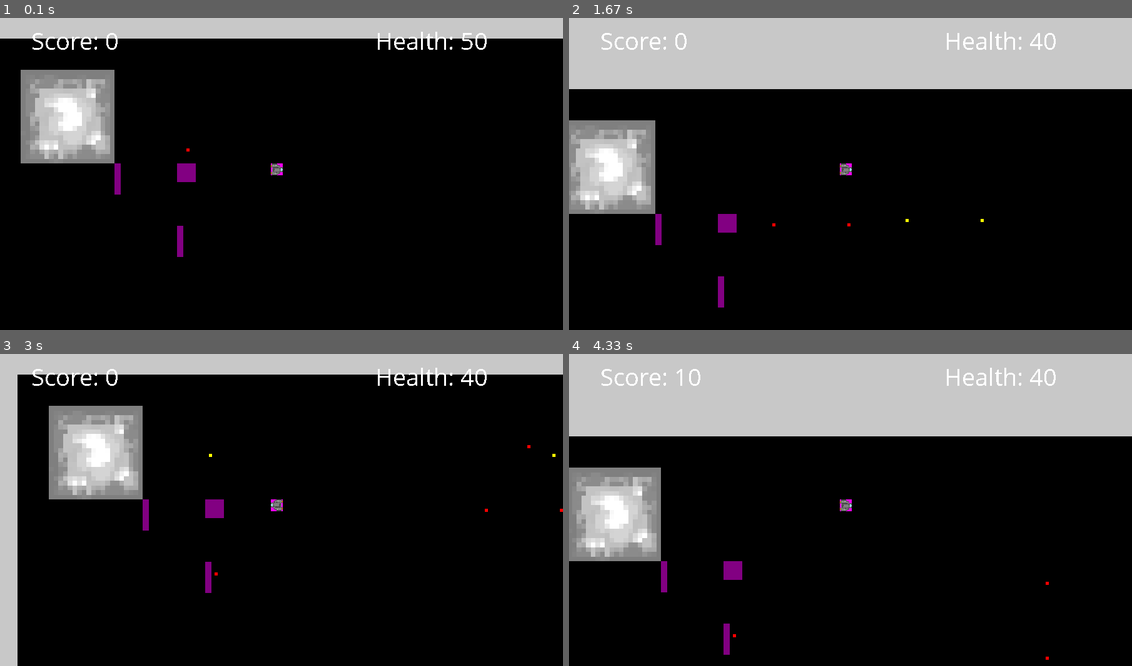
Above: before the commit, frames 1-4 (two rows, left to right).
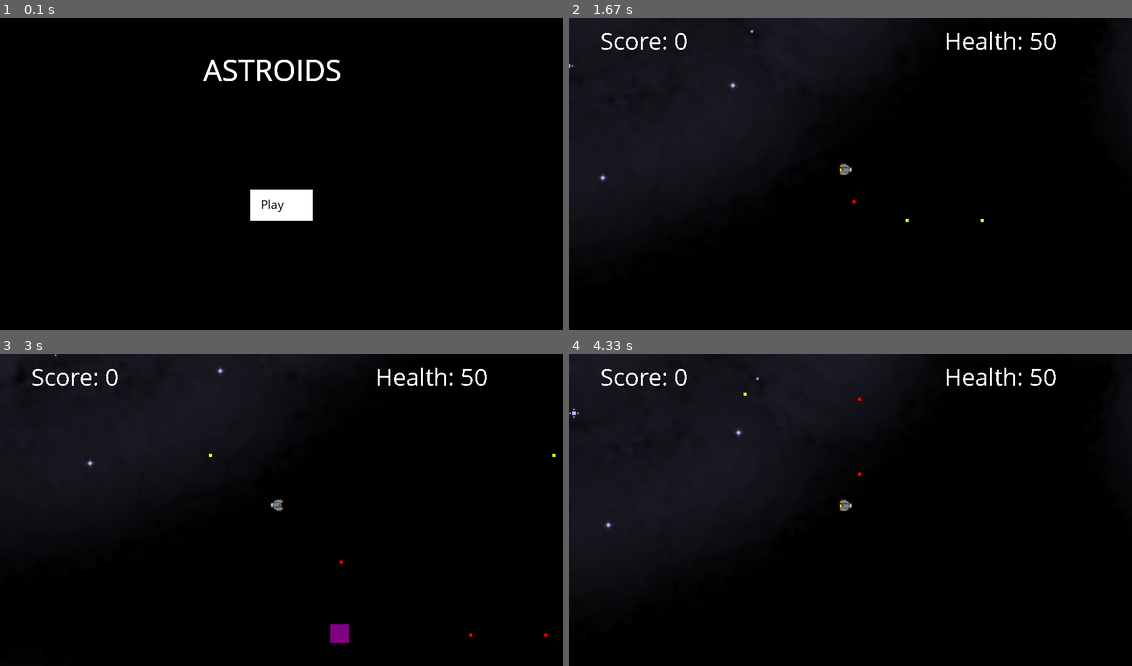
Above: after the commit, the same moments.

Repository: TimoH447/Pygame_game
Game: pygame game, started from main.py
The game is run twice, just before and just after one commit, with the same random seed, the same clock (stepped at 60 frames per second) and the same inputs.
Inputs (mouse positions are in pixels of both pictures, inside the frame that each line leads up to):
- Up to frame 1 (0.1 s): no input
- Up to frame 2 (1.67 s): click (850, 205) at 0.38 s, where only the run after the commit has a clickable "Play"; hold Right 0.67-1.13 s; move the mouse to (827, 186) at 0.7 s; hold Up 1.17-1.47 s; hold W 1.17-1.47 s; hold Right from 1.5 s (still down); hold D from 1.5 s (still down)
- Up to frame 3 (3 s): release Right at 1.97 s; release D at 1.97 s; hold Left 2-2.53 s; hold A 2-2.53 s; hold Down 2.57-2.87 s; hold S 2.57-2.87 s; hold Left from 2.9 s (still down); hold A from 2.9 s (still down)
- Up to frame 4 (4.33 s): release Left at 3.3 s; release A at 3.3 s; hold Up 3.33-3.7 s; hold W 3.33-3.7 s; hold Right from 3.73 s (still down); hold D from 3.73 s (still down)

The runs differ from the first frame. In frame 1, 14% of the frame differs, in the area x 0-100%, y 0-77%; in frame 2, 34%; in frame 3, 24%; in frame 4, 38%, in the area x 0-100%, y 0-98%.

Commit message:
Graphics, Portals, draw enemies, start/end menu 1.Implemented Background sprite, Portal sprite and made the ship sprite transparent in the background 2.Improved Portals, they are now combined with walls at the boarders and all objects that should can pass through now 3. Fixed Bug that enemy bullets dont despawn after their death 4.Added Starting and end screen

Diff:
--- a/main.py
+++ b/main.py
@@ -25,6 +25,9 @@
 ASTEROID= pygame.image.load('asteroid2.jpg')
 ASTEROID=pygame.transform.scale(ASTEROID, (15,15))
 STONE=pygame.image.load('stone.png')
+BACKGROUND = pygame.image.load('background2.png')
+BACKGROUND=pygame.transform.scale(BACKGROUND, (2000,2000))
+PORTAL_FLUID = pygame.image.load('portal_fluid.png')
 
 #COLORS
 BLACK = (0,0,0)
@@ -41,9 +44,49 @@
 
 #OBJECTS USED THE GAME
 class Moveable:
-    def __init__(self,x,y,height,width, vel=4):
+    def __init__(self,x,y,height,width,dir, vel=4):
         self.body = pygame.Rect(x,y,height,width)
         self.vel = vel
+        self.dir = dir
+    def move_obj(self):
+        x=self.dir[0]
+        y=self.dir[1]
+        temp_x=0
+        temp_y=0
+        if x==0 and y!=0:
+            self.body.y += y//abs(y)*self.vel
+        elif y==0 and x!=0:
+            self.body.x +=x//abs(x)*self.vel
+        elif x!=0 and y!=0:
+            #wir aproximieren vom Richtungsvektor eine Rate, wie viele pixel nach x bevor ein pixel nach y bewegt wird
+            #bzw. andersherum, je nachdem in welche Richtung am stärksten ist
+            if abs(x)>abs(y):
+                a=x
+                n=1//(abs(y)/abs(x)) #anzahl der schritte nach x pro ein step in Richtung y
+            else:
+                a=y
+                n=1//(abs(x)/abs(y))
+            #Damit wenn mehr als ein pixel pro frame bewegt, es nicht zu schlangenlinien kommt,
+            #werden einfach die nächsten bewegungen abgespeichert der Reihe nach so häufig wie
+            #pixel pro frame bewegt werden und dann anschließend der position in x und y zugefügt
+            #anstat immer so und so viele pixel pro frame nur in eine Richtung
+            for i in range(self.vel):
+                if a==x:
+                    if self.n<=n:
+                        temp_x += x//abs(x)
+                        self.n +=1
+                    else:
+                        temp_y += y//abs(y)
+                        self.n=0
+                elif a==y:
+                    if self.n<=n:
+                        temp_y += y//abs(y)
+                        self.n +=1
+                    else:
+                        temp_x += x//abs(x)
+                        self.n=0
+            self.body.x += temp_x
+            self.body.y += temp_y
 
 class Portable:
     def __init__(self,ported = False):
@@ -85,25 +128,24 @@
         self.x_change = x_change
         self.y_change = y_change
         self.body = pygame.Rect(x,y,height, width)
-
-class Astroid:
+        self.sprite = pygame.transform.scale(PORTAL_FLUID,(height, width))
+
+class Astroid(Moveable,Portable):
     n=0
     item_drop = True
     solid=False
     color=BROWN
     sprite= ASTEROID
     def __init__(self,x,y,height,width,vel=5,dir=[1,0], health= 1):
-        self.body = pygame.Rect(x,y,height, width)
-        self.vel = vel
-        self.dir = dir
+        Moveable.__init__(self,x,y,height,width,dir,vel)
+        Portable.__init__(self,False)
         self.health= health
 
 class Bullet(Moveable,Portable):
     solid=False
     def __init__(self, x,y,height, width, vel,dir,range,color=YELLOW,step=0):
-        Moveable.__init__(self,x,y,height,width,vel)
+        Moveable.__init__(self,x,y,height,width,dir,vel)
         Portable.__init__(self,False)
-        self.dir = dir
         self.range = range
         self.step= step
         self.color=color
@@ -116,7 +158,7 @@
         self.body = pygame.Rect(x,y,height,width)
         self.effect = func
 
-class wall:
+class Wall:
     solid = True
     color=WHITE
     def __init__(self,x,y,width,height,sprite=STONE):
@@ -143,10 +185,10 @@
     obj.vel+=1
 
 def shotspeed_up(ship):
-    ship.shotspeed+=1
+    ship.weapon.shotspeed+=1
 
 def fire_rate(obj):
-    obj.weapon_cd[1]/=2
+    obj.weapon.cd[1]/=2
 
 def health_up(obj):
     obj.health+=10
@@ -175,46 +217,15 @@
             if not distance_rect(ship.body,met.body,d):
                 meteorites.append(met)
 
-def move_meteo(met):
-    x=met.dir[0]
-    y=met.dir[1]
-    temp_x=0
-    temp_y=0
-    if x==0 and y!=0:
-        met.body.y += y//abs(y)*met.vel
-    elif y==0 and x!=0:
-        met.body.x +=x//abs(x)*met.vel
-    elif x!=0 and y!=0:
-        #wir aproximieren vom Richtungsvektor eine Rate, wie viele pixel nach x bevor ein pixel nach y bewegt wird
-        #bzw. andersherum, je nachdem in welche Richtung am stärksten ist
-        if abs(x)>abs(y):
-            a=x
-            n=1//(abs(y)/abs(x)) #anzahl der schritte nach x pro ein step in Richtung y
-        else:
-            a=y
-            n=1//(abs(x)/abs(y))
-
-        #Damit wenn mehr als ein pixel pro frame bewegt, es nicht zu schlangenlinien kommt,
-        #werden einfach die nächsten bewegungen abgespeichert der Reihe nach so häufig wie
-        #pixel pro frame bewegt werden und dann anschließend der position in x und y zugefügt
-        #anstat immer so und so viele pixel pro frame nur in eine Richtung
-        for i in range(met.vel):
-            if a==x:
-                if met.n<=n:
-                    temp_x += x//abs(x)
-                    met.n +=1
-                else:
-                    temp_y += y//abs(y)
-                    met.n=0
-            elif a==y:
-                if met.n<=n:
-                    temp_y += y//abs(y)
-                    met.n +=1
-                else:
-                    temp_x += x//abs(x)
-                    met.n=0
-        met.body.x += temp_x
-        met.body.y += temp_y
+def construct_portal(x_change,y_change,x,y,width,height,walls,portals):
+    portals.append(Portal(x_change,y_change,x,y,width,height))
+    if height>width:
+        walls.append(Wall(x-5,y-5,width+10,10))
+        walls.append(Wall(x-5,y+height-5,10+width,10))
+    else:
+        walls.append(Wall(x-5,y-5,10,height+10))
+        walls.append(Wall(x+width-5,y-5,10,height+10))
+
 
 def portation(obj,x,y):
     obj.body.x+=x
@@ -224,19 +235,17 @@
 
 #HANDLING THE INTERACTION OF OBJECTS IN THE GAME
 
-def portal_handler(ship, portals):
+def portal_handler(portals, obj_list):
     for portal in portals:
-        if ship.body.colliderect(portal.body) and not ship.ported:
-            portation(ship,portal.x_change,portal.y_change)
-        for bullet in ship.bullet_list:
-            if bullet.body.colliderect(portal.body) and not bullet.ported:
-                portation(bullet,portal.x_change,portal.y_change)
+        for obj in obj_list:
+            if obj.body.colliderect(portal.body) and not obj.ported:
+                portation(obj,portal.x_change,portal.y_change)
 
 def bullet_handler(shooter,items,hit_by_player_bullets, stops_bullets):
     if shooter.weapon.cd[0] > 0:
         shooter.weapon.cd[0] -=1
     for bullet in shooter.bullet_list:
-            move_meteo(bullet)
+            bullet.move_obj()
             bullet.step+=1
     for obj in hit_by_player_bullets:
         for element in obj:
@@ -258,6 +267,7 @@
                 if element.item_drop==True:
                     if random.randint(0,100)>5:
                         items.append(ship_item(element.body.x,element.body.y,10,10,random_ship_buff([fire_rate,speed_up,shotspeed_up,health_up])))
+                del element
 
 def item_handler(ship,items):
     for item in items:
@@ -276,7 +286,7 @@
             for wall in walls:
                 if wall.body.colliderect(met.body):
                     meteorites.remove(met)
-        move_meteo(met)
+        met.move_obj()
 
 #FUNCTIONS HANDLING USER INPUT AND COMPUTER CONTROLLED ENEMIES
 
@@ -417,7 +427,7 @@
     obj.y+=adjust_y
     pygame.draw.rect(WIN,color,obj)
 
-def draw_window(ship,map_objects):
+def draw_window(ship,map_objects,enemies):
 
     #Text written on the screen
     myfont= pygame.font.SysFont('Comic Sans MS', 40)
@@ -429,7 +439,22 @@
     adjust_y = HEIGHT//2-ship.body.y-ship.body.height
 
     WIN.fill(BLUE)
-    central_draw(SCREEN_COLOR, pygame.Rect(0,0,MAP_SIZE_X,MAP_SIZE_Y), adjust_x, adjust_y)
+    central_draw(SCREEN_COLOR, pygame.Rect(-500,-500,MAP_SIZE_X,MAP_SIZE_Y), adjust_x, adjust_y)
+    WIN.blit(BACKGROUND,(adjust_x,adjust_y))
+    #Drawing enemies and their bullets:
+    for enemy in enemies:
+        try:
+            WIN.blit(enemy.sprite,(enemy.body.x+adjust_x,enemy.body.y+adjust_y))
+        except:
+            central_draw(enemy.color,enemy.body,adjust_x,adjust_y)
+
+        for bullet in enemy.bullet_list:
+            try:
+                WIN.blit(bullet.sprite,(bullet.body.x+adjust_x,bullet.body.y+adjust_y))
+            except:
+                central_draw(bullet.color,bullet.body,adjust_x,adjust_y)
+
+    #Drawing all map_objects on the screen
     for obj in map_objects:
         for element in obj:
             try:
@@ -437,6 +462,7 @@
             except:
                 central_draw(element.color,element.body,adjust_x,adjust_y)
 
+
     # for met in meteorites:
     #     #pygame.draw.rect(WIN,BROWN,met.body)
     #     central_draw(BROWN,met.body,adjust_x,adjust_y)
@@ -455,9 +481,10 @@
 
 # MAIN ############################################################################
 
-def main():
+def main_game():
+    pygame.display.set_caption("Astroids")
     #OBJECTS IN THE GAME
-    ship = spaceship([],450,200,SHIP_HEIGHT-2,SHIP_WIDTH-2,YELLOW)
+    ship = spaceship([],750,600,SHIP_HEIGHT-2,SHIP_WIDTH-2,YELLOW)
     enemy = spaceship([],300,200,30,30,RED,True)
     enemy2 = spaceship([],800,800,30,30,RED,True)
     enemies=[enemy,enemy2]
@@ -467,15 +494,15 @@
     items=[]
 
     walls=[]
-    walls.append(wall(50,50,150,150))
+    walls.append(Wall(50,50,150,150))
     portals = []
-    portals.append(Portal(100,100,200,200,10,50))
-    portals.append(Portal(-100,-100,300,300,10,50))
-
+
+    construct_portal(100,100,200,200,5,50, walls, portals)
+    construct_portal(-100,-100,300,300,5,50,walls,portals)
     hit_by_player_bullets=[meteorites,enemies]
     stops_bullets=[meteorites,walls,enemies]
 
-    map_objects=[ship.bullet_list,meteorites,items,walls,portals]
+    map_objects=[ship.bullet_list,meteorites,items,portals,walls]
 
     #GAME LOOP
     clock=pygame.time.Clock()
@@ -485,6 +512,7 @@
         for event in pygame.event.get():
             if event.type == pygame.QUIT:
                 run = False
+                quit()
         key_pressed = pygame.key.get_pressed()
 
         ###########Shooting##############
@@ -496,11 +524,19 @@
         ##MOVEMENT############
         ship_movement(ship,map_objects, key_pressed)
 
-        portal_handler(ship,portals)
-
+        ##PORTALS########
+        all_obj = [ship]+portals + walls + items+ enemies+meteorites+ship.bullet_list + enemy.bullet_list + enemy2.bullet_list
+        portables = []
+        for p in all_obj:
+            if isinstance(p,Portable):
+                portables.append(p)
+
+        portal_handler(portals,portables)
+
+        ##BULLETS#######
         bullet_handler(ship,items, hit_by_player_bullets, stops_bullets)
 
-        #ITEMS
+        ##ITEMS########
         item_handler(ship,items)
 
         #METEORITEN SPAWN
@@ -515,13 +551,52 @@
         ship.tick()
         for bullet in ship.bullet_list:
             bullet.tick()
+        for astroid in meteorites:
+            astroid.tick()
+
 
         if ship.health <=0:
-            end_screen()
+            draw_window(ship,map_objects,enemies)
+            run=False
         else:
-            draw_window(ship,map_objects+[enemies,enemy.bullet_list,enemy2.bullet_list])
-    pygame.quit()
+            draw_window(ship,map_objects,enemies)
+
+
+def main_menu():
+    pygame.display.set_caption('Start_Menu')
+    run = True
+    clock=pygame.time.Clock()
+    font_large= pygame.font.SysFont('Comic Sans MS', 50)
+    font= pygame.font.SysFont('Comic Sans MS', 20)
+    First_time=True
+
+    while run:
+        mouse = pygame.mouse.get_pos()
+        for event in pygame.event.get():
+            if event.type == pygame.QUIT:
+                quit()
+                run = False
+
+
+            if 400 + 100 > mouse[0] > 400 and 275 + 50 > mouse[1] > 275:
+                pygame.draw.rect(WIN, RED, (400, 275, 100, 50))
+
+                if event.type == pygame.MOUSEBUTTONDOWN:
+                    main_game()
+                    First_time=False
+            else:
+                pygame.draw.rect(WIN, WHITE, (400, 275, 100, 50))
+            if First_time:
+                WIN.blit(font_large.render("ASTROIDS", True, (255, 255, 255)), (325, 50))
+                WIN.blit(font.render("Play", True, (0, 0, 0)), (417, 285))
+            else:
+                WIN.blit(font_large.render("You died!", True, RED), (340, 50))
+                WIN.blit(font.render("Try Again", True, (0, 0, 0)), (400, 285))
+
+
+        pygame.display.flip()
+        clock.tick(FPS)
 
 
 if __name__ == "__main__":
-    main()
+    main_menu()
Not shown, changed: Left
Binary file changed: Schiff.png
Binary file added: background2.png
Binary file added: portal_fluid.png
